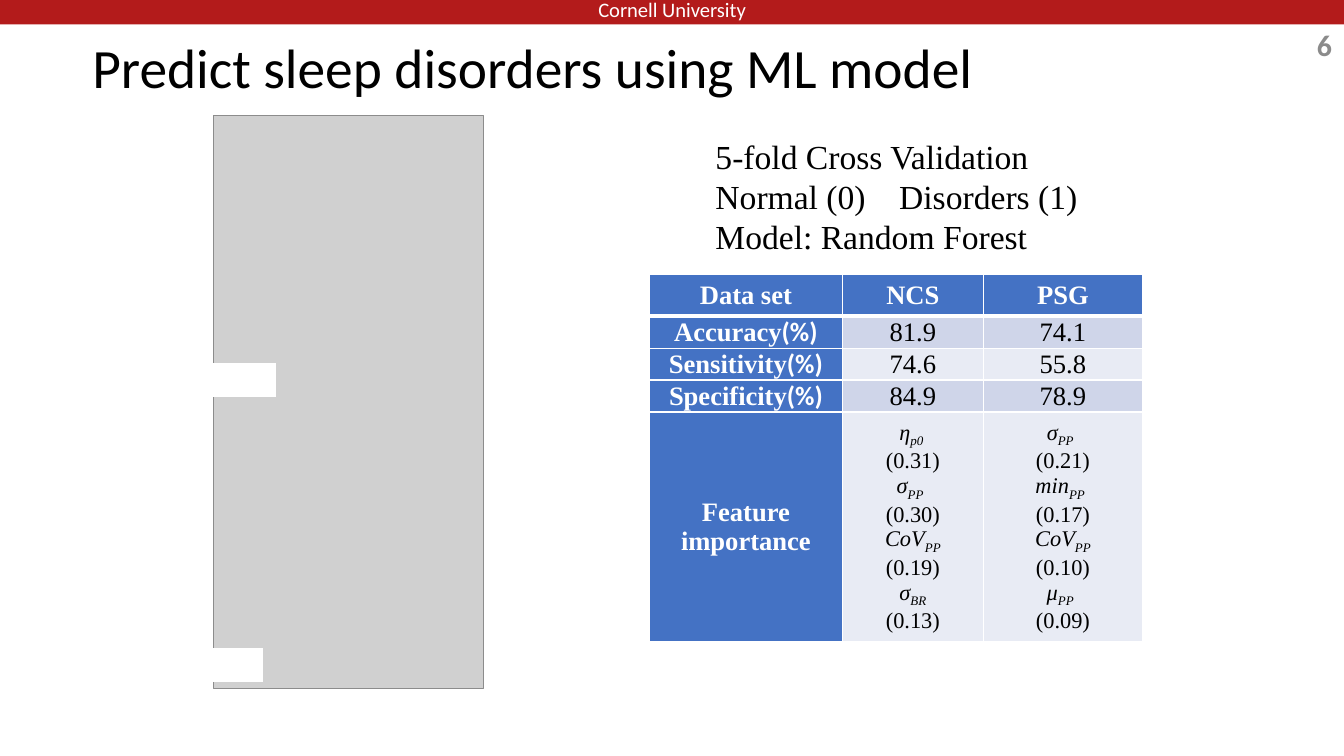
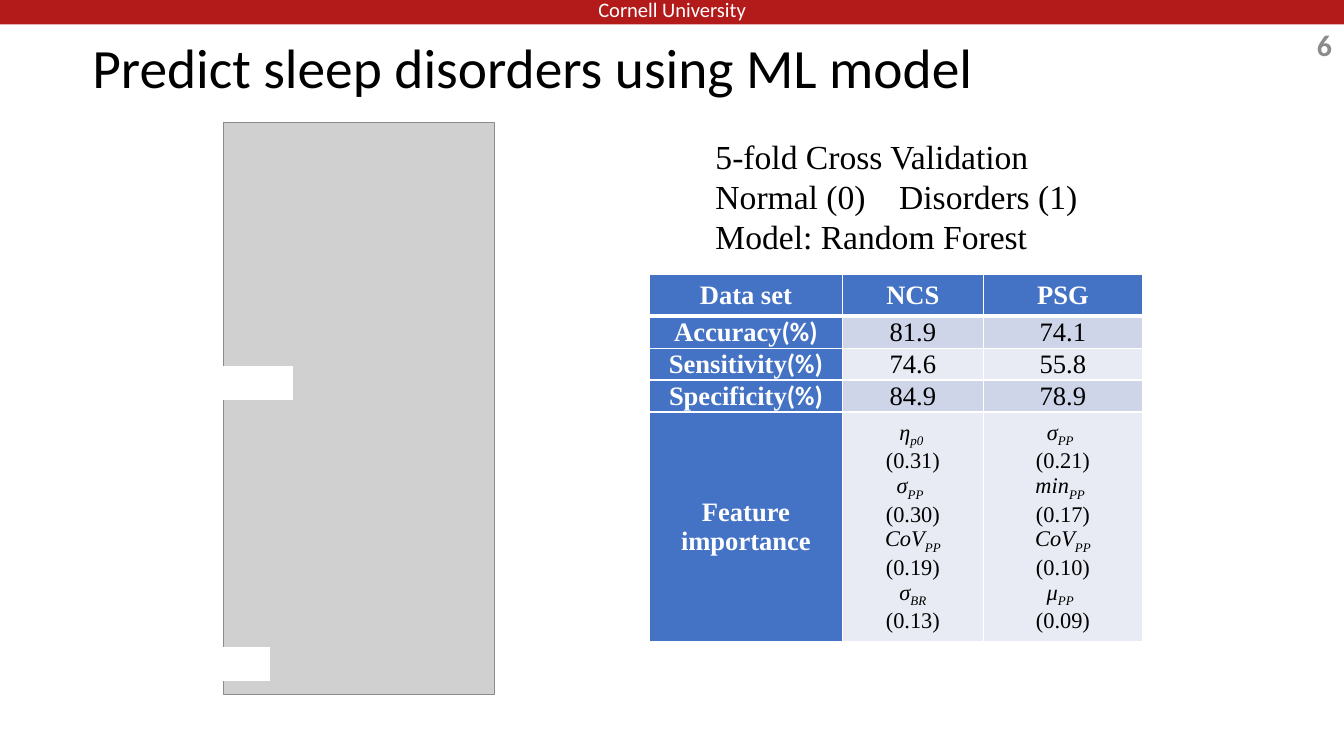
Before and after one commit to zijingzhang1997/zijingzhang1997.github.io, a slide deck: slide 6 of files/sleep/sleep_study_intro.pptx. Drawn at 1344x756 pixels with LibreOffice and Linux fonts; fonts in the diff are those of the drawing; grey boxes stand for pictures. Boxes give left, top, right and bottom in pixels: in the first picture for what was removed or moved away, otherwise in the second. Text is boxed around its words. In the diff, an @@ line names an element or a change of style, - is before the commit and + after.

```diff
--- a/files/sleep/sleep_study_intro.pptx
+++ b/files/sleep/sleep_study_intro.pptx
@@ picture moved from (x1=213, y1=116, x2=484, y2=689) to (x1=224, y1=123, x2=495, y2=696) @@
@@ rectangle moved from (x1=184, y1=364, x2=276, y2=396) to (x1=200, y1=367, x2=292, y2=399) @@
@@ rectangle moved from (x1=170, y1=648, x2=263, y2=681) to (x1=177, y1=648, x2=270, y2=681) @@
```
Also in this commit, not shown: 15 other files.
